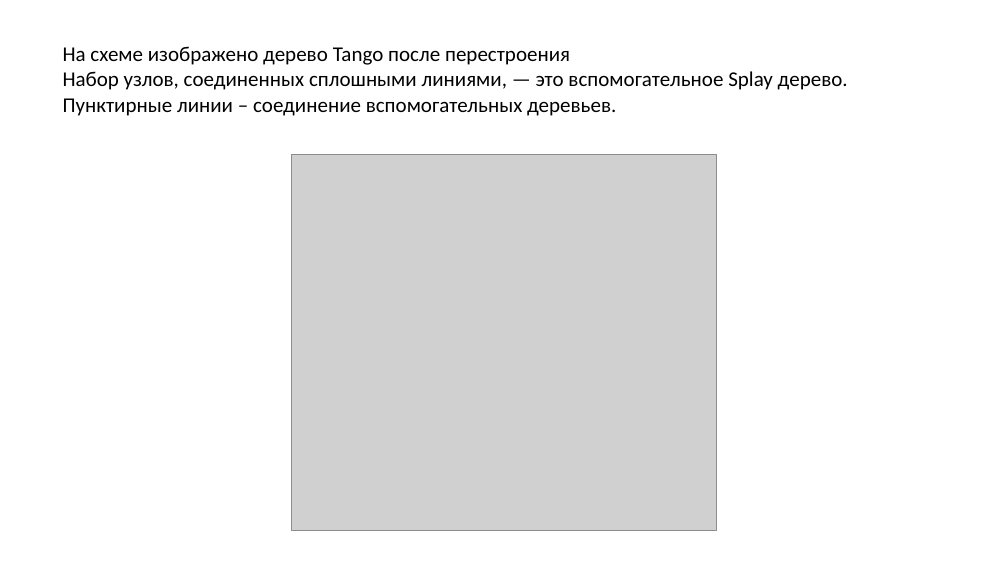
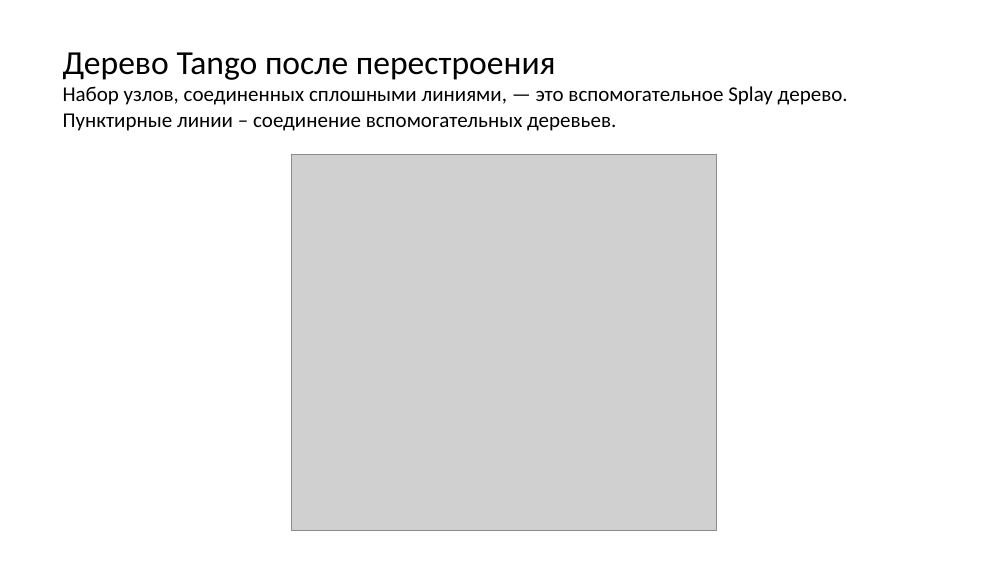
Before and after one commit to Far0ver/TangoTree, a slide deck: slide 11 of Танго дерево презентация.pptx. Drawn at 1008x567 pixels with LibreOffice and Linux fonts; fonts in the diff are those of the drawing; grey boxes stand for pictures. Boxes give left, top, right and bottom in pixels: in the first picture for what was removed or moved away, otherwise in the second. Text is boxed around its words. In the diff, an @@ line names an element or a change of style, - is before the commit and + after.

```diff
--- a/Танго дерево презентация.pptx
+++ b/Танго дерево презентация.pptx
@@ text at <box>63,52,556,80</box>: text changed; size 20 to 32 pt @@
-На схеме изображено дерево Tango после перестроения
+Дерево Tango после перестроения
```
Also in this commit, not shown: 9 other slides changed.
